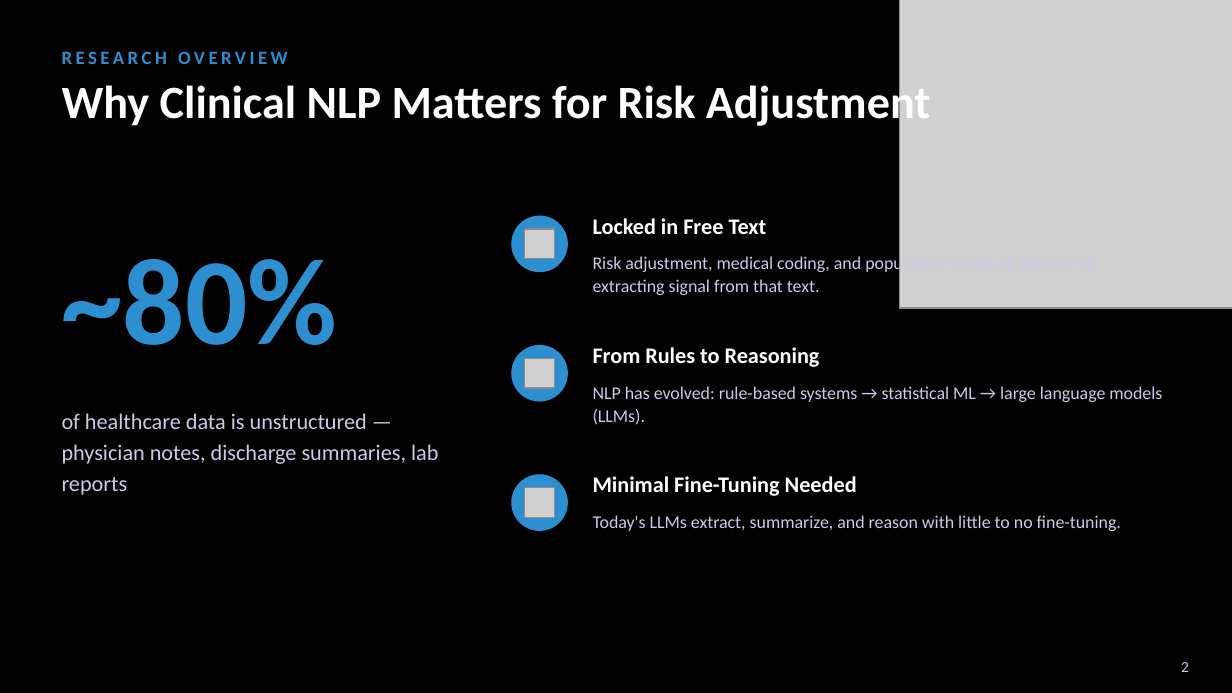
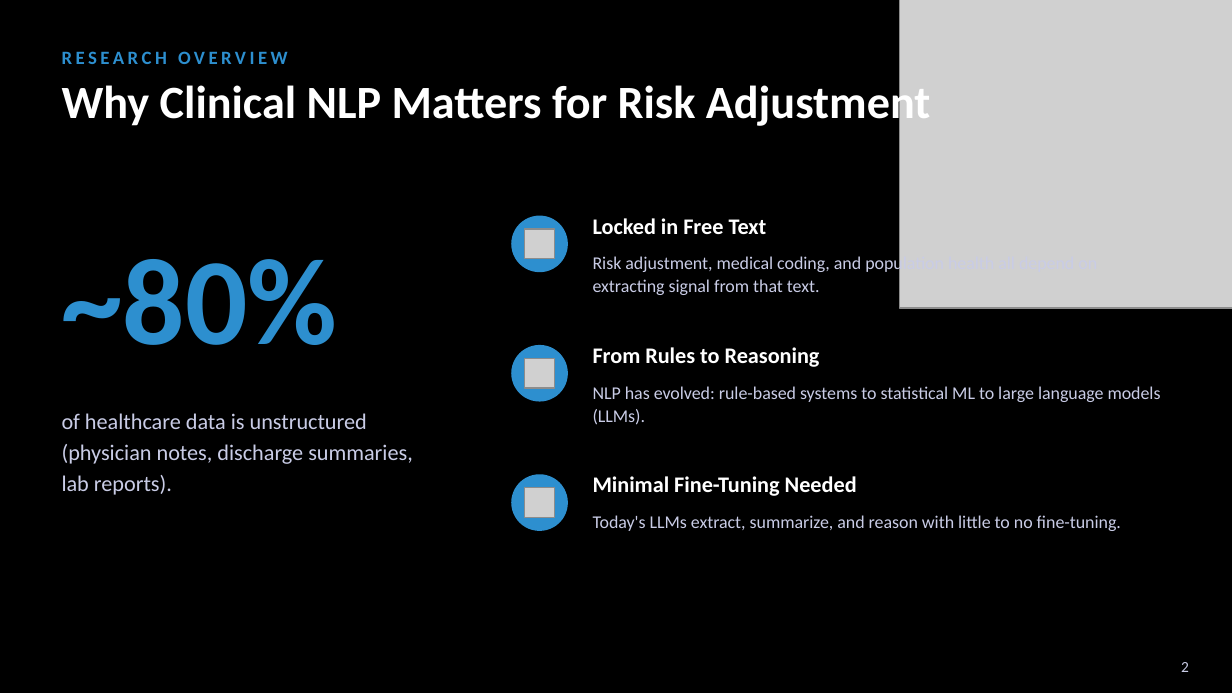
Before and after one commit to evierkim/cotiviti-intern-poc-agentic-rag, a slide deck: slide 2 of Cotiviti_PowerPoint.pptx. Drawn at 1232x693 pixels with LibreOffice and Linux fonts; fonts in the diff are those of the drawing; grey boxes stand for pictures. Boxes give left, top, right and bottom in pixels: in the first picture for what was removed or moved away, otherwise in the second. Text is boxed around its words. In the diff, an @@ line names an element or a change of style, - is before the commit and + after.

```diff
--- a/Cotiviti_PowerPoint.pptx
+++ b/Cotiviti_PowerPoint.pptx
@@ text at [593,386,1161,425]: text changed @@
-NLP has evolved: rule-based systems → statistical ML → large language models (LLMs).
+NLP has evolved: rule-based systems to statistical ML to large language models (LLMs).
@@ text at [62,413,413,495]: text changed @@
-of healthcare data is unstructured — physician notes, discharge summaries, lab reports
+of healthcare data is unstructured (physician notes, discharge summaries, lab reports).
```
Also in this commit, not shown: 13 other slides changed, 4 slides removed.
